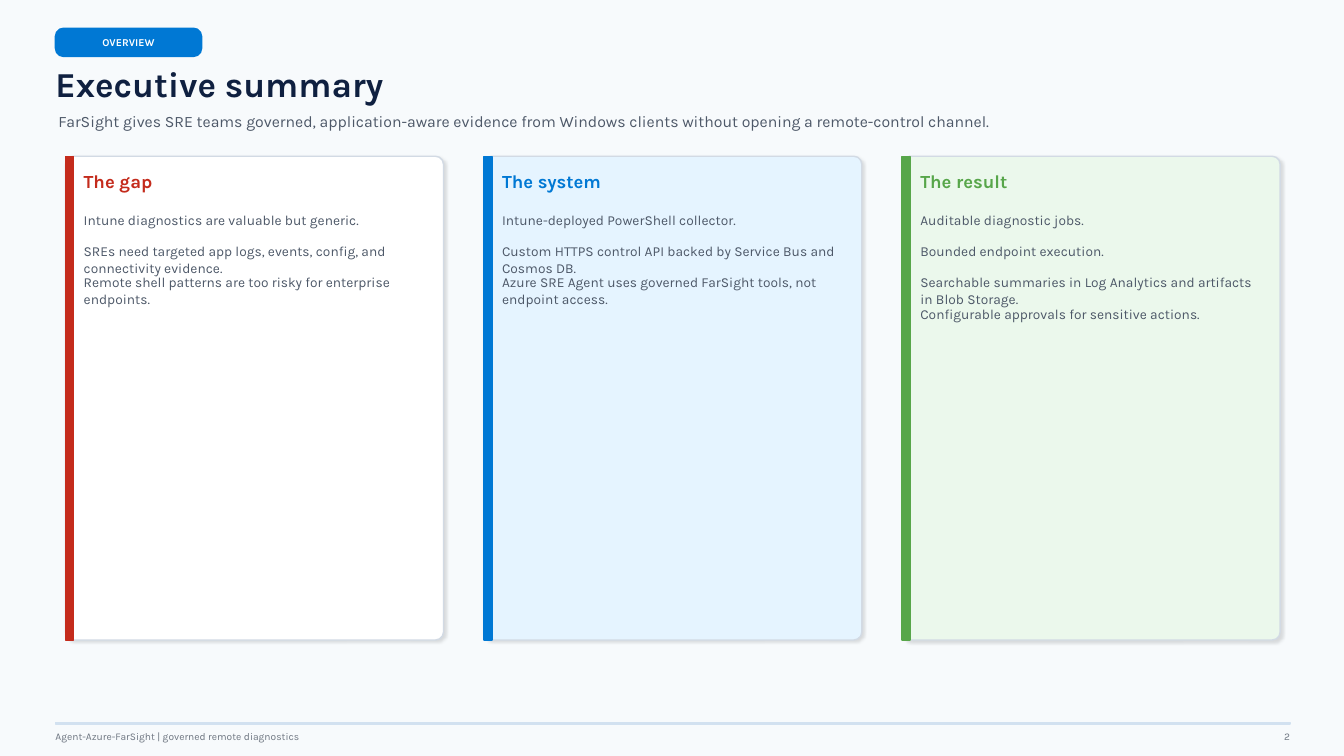
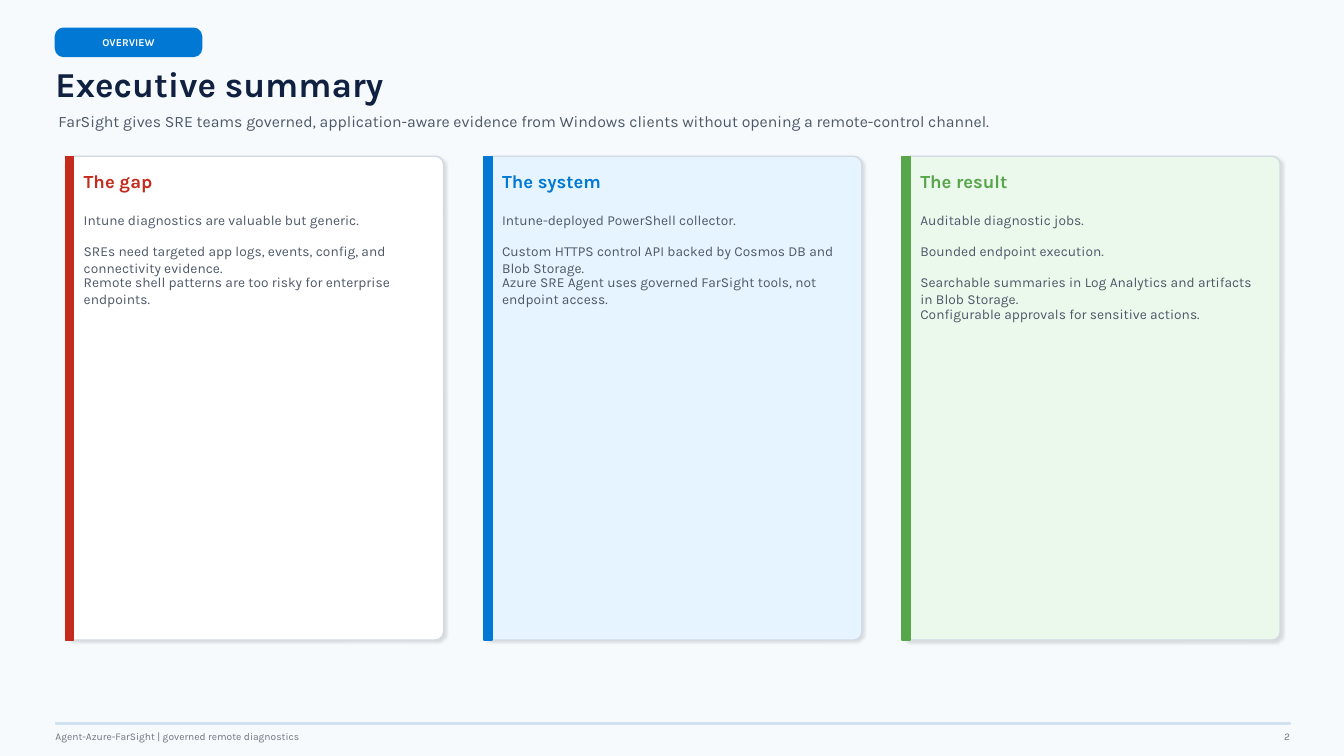
Before and after one commit to MikeCer/agent-azure-farsight, a slide deck: slide 2 of docs/presentations/agent-azure-farsight-overview.pptx. Drawn at 1344x756 pixels with LibreOffice and Linux fonts; fonts in the diff are those of the drawing. Boxes give left, top, right and bottom in pixels: in the first picture for what was removed or moved away, otherwise in the second. Text is boxed around its words. In the diff, an @@ line names an element or a change of style, - is before the commit and + after.

```diff
--- a/docs/presentations/agent-azure-farsight-overview.pptx
+++ b/docs/presentations/agent-azure-farsight-overview.pptx
@@ text at (502, 246, 833, 277): text changed @@
-Custom HTTPS control API backed by Service Bus and Cosmos DB.
+Custom HTTPS control API backed by Cosmos DB and Blob Storage.
```
Also in this commit, not shown: 7 other slides changed, 4 other files.
